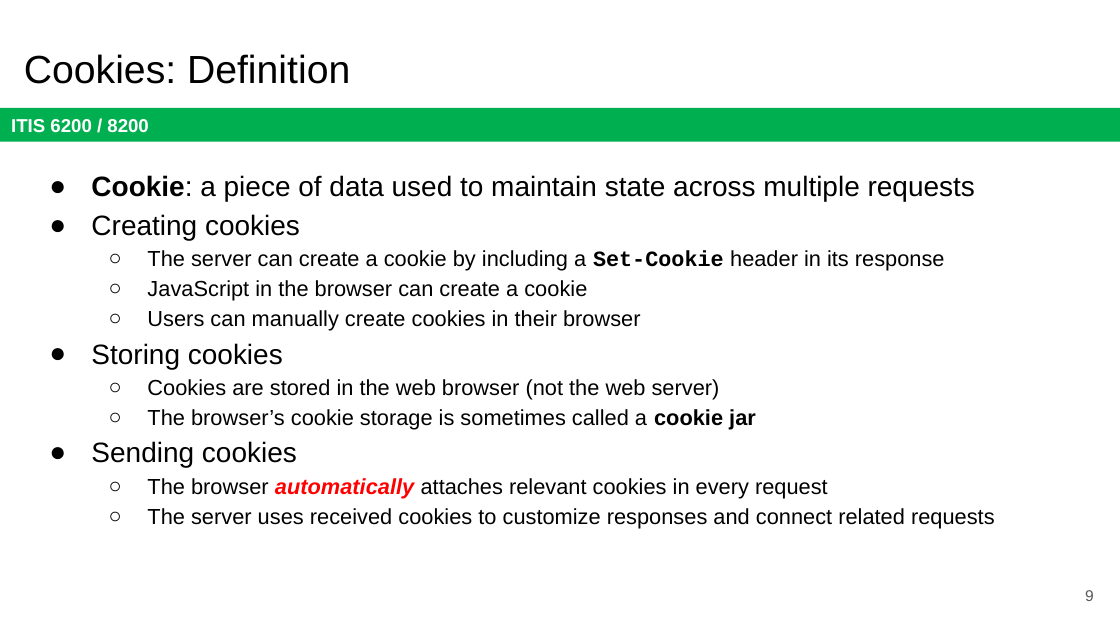
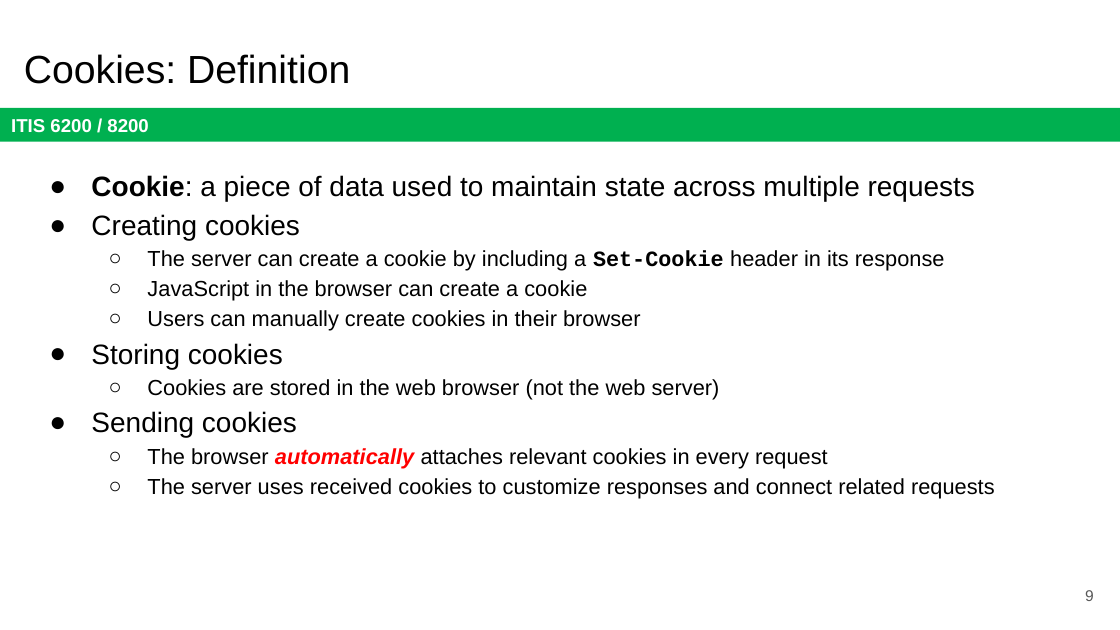
Before and after one commit to jx5c/github.io, a slide deck: slide 9 of teaching/ITIS6200/2023fa/lectures/lec11.pptx. Drawn at 1120x630 pixels with LibreOffice and Linux fonts; fonts in the diff are those of the drawing. Boxes give left, top, right and bottom in pixels: in the first picture for what was removed or moved away, otherwise in the second. Text is boxed around its words. In the diff, an @@ line names an element or a change of style, - is before the commit and + after.

```diff
--- a/teaching/ITIS6200/2023fa/lectures/lec11.pptx
+++ b/teaching/ITIS6200/2023fa/lectures/lec11.pptx
@@ text at <box>147,409,756,430</box>: paragraph removed @@
-  ○ The browser’s cookie storage is sometimes called a cookie jar
```
Also in this commit, not shown: 18 other slides changed.
